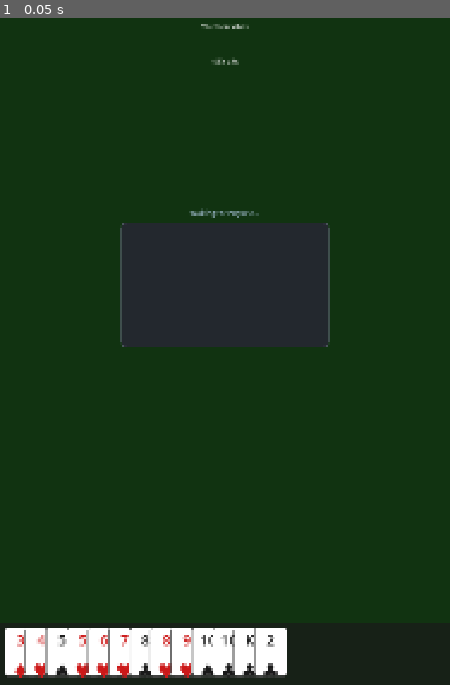
Above: before the commit, frame 1.
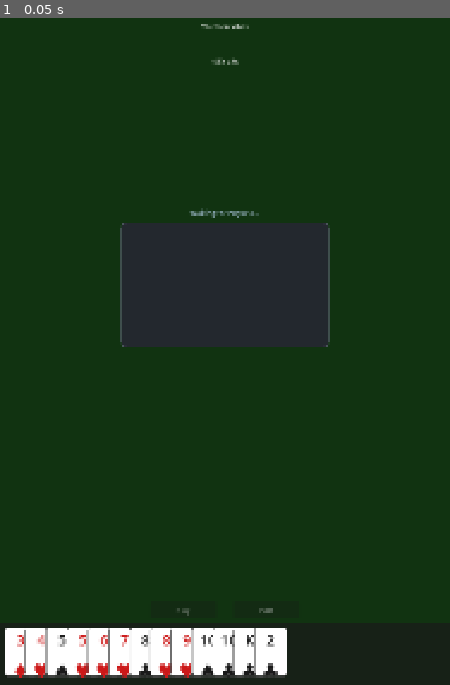
Above: after the commit, the same moment.

Repository: binhrobles/thirteen
Game: Godot game, scene res://scenes/main.tscn
The game is run twice, just before and just after one commit, with the same random seed, the same clock (stepped at 60 frames per second) and the same inputs.
Inputs:
- Up to frame 1 (0.05 s): no input

The runs differ from the first frame. In frame 1, less than 0.1% of the frame differs, in the area x 39-61%, y 29-90%.

Commit message:
Implement turn manager with human/bot orchestration
Created TurnManager to orchestrate game flow:

Turn Flow:
- Human turns: Enable Play/Pass buttons, validate selections
- Bot turns: 1.5s delay, simple greedy strategy (play first valid single)
- Turn cycling with proper state updates
- Round reset handling when players get power

UI Integration:
- Play button: Submit selected cards, validates and executes play
- Pass button: Pass turn (disabled when player has power)
- Player hand updates: Remove played cards, clear selection
- Play area updates: Show played hands, power state, waiting messages
- Button states sync with game flow

Bot Strategy (Simple):
- Try to play first valid single card
- Pass if no valid play (when not having power)
- Play first card if has power (fallback)
- Note: Full greedy strategy deferred to thirteen-vibes-qzf.2

Signals:
- turn_started(player_id, is_human)
- move_completed(player_id)
- game_finished()

Files added:
- scripts/turn_manager.gd: TurnManager class extending Node

Files modified:
- scripts/main.gd: Integrated TurnManager with game initialization
- scenes/main.tscn: Added PlayButton and PassButton UI elements
- scripts/game_state.gd: Minor type annotation fix

Features:
- Human turn: Card selection + Play/Pass controls
- Bot turn: Async with delay + simple play logic
- UI state management (button enable/disable)
- Game flow integration with all UI components

Tested:
- Game initializes and starts human turn
- UI buttons present and wired
- Turn manager connects to GameState signals

Co-Authored-By: Claude Sonnet 4.5 <noreply@anthropic.com>

Diff:
--- a/scenes/main.tscn
+++ b/scenes/main.tscn
@@ -47,3 +47,33 @@
 horizontal_alignment = 1
 vertical_alignment = 1
 text = "Tiến Lên"
+
+[node name="PlayButton" type="Button" parent="."]
+layout_mode = 1
+anchors_preset = 7
+anchor_left = 0.5
+anchor_top = 1.0
+anchor_right = 0.5
+anchor_bottom = 1.0
+offset_left = -180.0
+offset_top = -200.0
+offset_right = -20.0
+offset_bottom = -160.0
+grow_horizontal = 2
+grow_vertical = 0
+text = "Play"
+
+[node name="PassButton" type="Button" parent="."]
+layout_mode = 1
+anchors_preset = 7
+anchor_left = 0.5
+anchor_top = 1.0
+anchor_right = 0.5
+anchor_bottom = 1.0
+offset_left = 20.0
+offset_top = -200.0
+offset_right = 180.0
+offset_bottom = -160.0
+grow_horizontal = 2
+grow_vertical = 0
+text = "Pass"
--- a/scripts/main.gd
+++ b/scripts/main.gd
@@ -4,57 +4,64 @@
 const PlayAreaScene := preload("res://scenes/play_area.tscn")
 const GameStateScript := preload("res://scripts/game_state.gd")
 
+@onready var play_button: Button = $PlayButton
+@onready var pass_button: Button = $PassButton
+
 var game_state
+var turn_manager
+var player_hand_ui
+var play_area_ui
 
 
 func _ready() -> void:
-	_test_game_state()
-	_test_ui()
+	_initialize_game()
 
 
-func _test_game_state() -> void:
-	"""Test the game state machine"""
-	print("=== Testing GameState ===")
+func _initialize_game() -> void:
+	"""Initialize a new game"""
+	print("=== Starting New Game ===")
+
+	# Deal cards and create game state
 	var hands := Deck.deal(4)
 	game_state = GameStateScript.new(hands)
 
-	print("Starting player: ", game_state.current_player)
-	print("Starting hand size: ", game_state.get_current_hand().size())
+	# Create UI nodes
+	player_hand_ui = PlayerHandScene.instantiate()
+	add_child(player_hand_ui)
+	player_hand_ui.set_cards(game_state.get_hand(0))
 
-	# Connect signals for debugging
-	game_state.turn_changed.connect(_on_turn_changed)
-	game_state.round_reset.connect(_on_round_reset)
-	game_state.player_won.connect(_on_player_won)
+	play_area_ui = PlayAreaScene.instantiate()
+	add_child(play_area_ui)
 
-	print("Has power: ", game_state.has_power())
+	# Create turn manager
+	var TurnManagerScript = load("res://scripts/turn_manager.gd")
+	turn_manager = TurnManagerScript.new()
+	add_child(turn_manager)
+	turn_manager.player_hand_ui = player_hand_ui
+	turn_manager.play_area_ui = play_area_ui
+	turn_manager.play_button = play_button
+	turn_manager.pass_button = pass_button
+
+	# Connect turn manager signals for debugging
+	turn_manager.turn_started.connect(_on_turn_started)
+	turn_manager.move_completed.connect(_on_move_completed)
+	turn_manager.game_finished.connect(_on_game_finished)
+
+	# Start the game
+	turn_manager.initialize(game_state)
+
+	print("Game initialized! Starting player: Player %d" % (game_state.current_player + 1))
 
 
-func _on_turn_changed(player_id: int) -> void:
-	print("Turn changed to Player ", player_id)
+func _on_turn_started(player_id: int, is_human: bool) -> void:
+	var player_type := "Human" if is_human else "Bot"
+	print("Turn started: Player %d (%s)" % [player_id + 1, player_type])
 
 
-func _on_round_reset(player_id: int) -> void:
-	print("Round reset! Player ", player_id, " has power")
+func _on_move_completed(player_id: int) -> void:
+	print("Move completed by Player %d" % (player_id + 1))
 
 
-func _on_player_won(player_id: int, position: int) -> void:
-	print("Player ", player_id, " finished in position ", position)
-
-
-func _test_ui() -> void:
-	"""Test both player hand and play area"""
-	if not game_state:
-		return
-
-	# Setup player hand
-	var player_hand_node = PlayerHandScene.instantiate()
-	add_child(player_hand_node)
-	player_hand_node.set_cards(game_state.get_hand(0))
-
-	# Setup play area
-	var play_area_node = PlayAreaScene.instantiate()
-	add_child(play_area_node)
-
-	# Show power state for current player
-	var player_name := "Player %d" % game_state.current_player
-	play_area_node.show_power_state(player_name, game_state.current_player == 0)
+func _on_game_finished() -> void:
+	print("=== Game Finished ===")
+	print("Win order: ", game_state.win_order)
--- /dev/null
+++ b/scripts/turn_manager.gd
@@ -0,0 +1,217 @@
+class_name TurnManager
+extends Node
+
+## Orchestrates turn flow between human and bots with UI updates
+
+signal turn_started(player_id: int, is_human: bool)
+signal move_completed(player_id: int)
+signal game_finished()
+
+var player_hand_ui
+var play_area_ui
+var play_button: Button
+var pass_button: Button
+
+var game_state
+var bot_turn_delay := 1.5  # Seconds before bot plays
+
+const HUMAN_PLAYER := 0
+
+
+func initialize(p_game_state) -> void:
+	"""Initialize the turn manager with game state"""
+	game_state = p_game_state
+
+	# Connect game state signals
+	game_state.turn_changed.connect(_on_turn_changed)
+	game_state.round_reset.connect(_on_round_reset)
+	game_state.player_won.connect(_on_player_won)
+	game_state.game_over.connect(_on_game_over)
+
+	# Connect button signals
+	if play_button:
+		play_button.pressed.connect(_on_play_button_pressed)
+	if pass_button:
+		pass_button.pressed.connect(_on_pass_button_pressed)
+
+	# Start first turn
+	_start_turn()
+
+
+func _start_turn() -> void:
+	"""Start the current player's turn"""
+	var current: int = game_state.current_player
+	var is_human: bool = current == HUMAN_PLAYER
+
+	turn_started.emit(current, is_human)
+	_update_ui()
+
+	if is_human:
+		_enable_human_turn()
+	else:
+		_start_bot_turn()
+
+
+func _enable_human_turn() -> void:
+	"""Enable UI for human player's turn"""
+	if play_button:
+		play_button.disabled = false
+		play_button.text = "Play" if game_state.has_power() else "Play Selected"
+
+	if pass_button:
+		pass_button.disabled = not game_state.last_play  # Can't pass with power
+		pass_button.text = "Pass"
+
+	# Update play area
+	if play_area_ui:
+		if game_state.has_power():
+			play_area_ui.show_power_state("You", true)
+		elif game_state.last_play:
+			# Keep showing the last play
+			pass
+
+
+func _start_bot_turn() -> void:
+	"""Start a bot player's turn with delay"""
+	var player_id: int = game_state.current_player
+
+	# Disable human controls
+	if play_button:
+		play_button.disabled = true
+	if pass_button:
+		pass_button.disabled = true
+
+	# Update play area
+	if play_area_ui:
+		var player_name := "Player %d" % (player_id + 1)
+		if game_state.has_power():
+			play_area_ui.show_power_state(player_name, false)
+		else:
+			play_area_ui.show_waiting(player_name)
+
+	# Delay before bot plays
+	await get_tree().create_timer(bot_turn_delay).timeout
+	_execute_bot_turn(player_id)
+
+
+func _execute_bot_turn(player_id: int) -> void:
+	"""Execute bot's turn (simple logic for now)"""
+	var hand: Array = game_state.get_hand(player_id)
+
+	# Try to find a valid play (simple greedy strategy)
+	var play_made := false
+
+	# Try singles first
+	for card in hand:
+		var result = game_state.can_play(player_id, [card])
+		if result.valid:
+			game_state.play_cards(player_id, [card])
+			_show_bot_play(player_id, [card])
+			play_made = true
+			break
+
+	# If no valid play found, pass (if possible)
+	if not play_made:
+		if game_state.last_play:
+			game_state.pass_turn(player_id)
+			_show_bot_pass(player_id)
+		else:
+			# Has power but no valid play? Just play first card
+			if not hand.is_empty():
+				game_state.play_cards(player_id, [hand[0]])
+				_show_bot_play(player_id, [hand[0]])
+
+
+func _show_bot_play(player_id: int, cards: Array[Card]) -> void:
+	"""Show bot's played cards in play area"""
+	if play_area_ui:
+		var player_name := "Player %d" % (player_id + 1)
+		play_area_ui.show_played_hand(cards, player_name)
+
+	move_completed.emit(player_id)
+
+
+func _show_bot_pass(player_id: int) -> void:
+	"""Show that bot passed"""
+	print("Player %d passed" % (player_id + 1))
+	move_completed.emit(player_id)
+
+
+func _on_play_button_pressed() -> void:
+	"""Handle human player's play button press"""
+	if not player_hand_ui:
+		return
+
+	var selected: Array = player_hand_ui.get_selected_cards()
+	if selected.is_empty():
+		print("No cards selected")
+		return
+
+	var result = game_state.can_play(HUMAN_PLAYER, selected)
+	if not result.valid:
+		print("Invalid play: ", result.error)
+		return
+
+	# Execute the play
+	game_state.play_cards(HUMAN_PLAYER, selected)
+
+	# Update UI
+	player_hand_ui.remove_cards(selected)
+	player_hand_ui.clear_selection()
+
+	if play_area_ui:
+		play_area_ui.show_played_hand(selected, "You")
+
+	move_completed.emit(HUMAN_PLAYER)
+
+
+func _on_pass_button_pressed() -> void:
+	"""Handle human player's pass button press"""
+	if game_state.pass_turn(HUMAN_PLAYER):
+		print("You passed")
+		if player_hand_ui:
+			player_hand_ui.clear_selection()
+		move_completed.emit(HUMAN_PLAYER)
+	else:
+		print("Can't pass right now")
+
+
+func _on_turn_changed(player_id: int) -> void:
+	"""Handle turn change from game state"""
+	print("Turn changed to Player %d" % (player_id + 1))
+	_start_turn()
+
+
+func _on_round_reset(player_id: int) -> void:
+	"""Handle round reset (power granted)"""
+	print("Round reset! Player %d has power" % [player_id + 1])
+	# Turn will be started via turn_changed signal
+
+
+func _on_player_won(player_id: int, position: int) -> void:
+	"""Handle player finishing"""
+	print("Player %d finished in position %d" % [player_id + 1, position])
+
+	# Update player hand if it's the human
+	if player_id == HUMAN_PLAYER and player_hand_ui:
+		player_hand_ui.clear_selection()
+
+
+func _on_game_over(win_order: Array[int]) -> void:
+	"""Handle game over"""
+	print("Game over! Win order: ", win_order)
+
+	# Disable controls
+	if play_button:
+		play_button.disabled = true
+	if pass_button:
+		pass_button.disabled = true
+
+	game_finished.emit()
+
+
+func _update_ui() -> void:
+	"""Update UI for current game state"""
+	# Update player hand
+	if player_hand_ui and game_state:
+		player_hand_ui.set_cards(game_state.get_hand(HUMAN_PLAYER))
Not shown, changed: .beads/issues.jsonl
